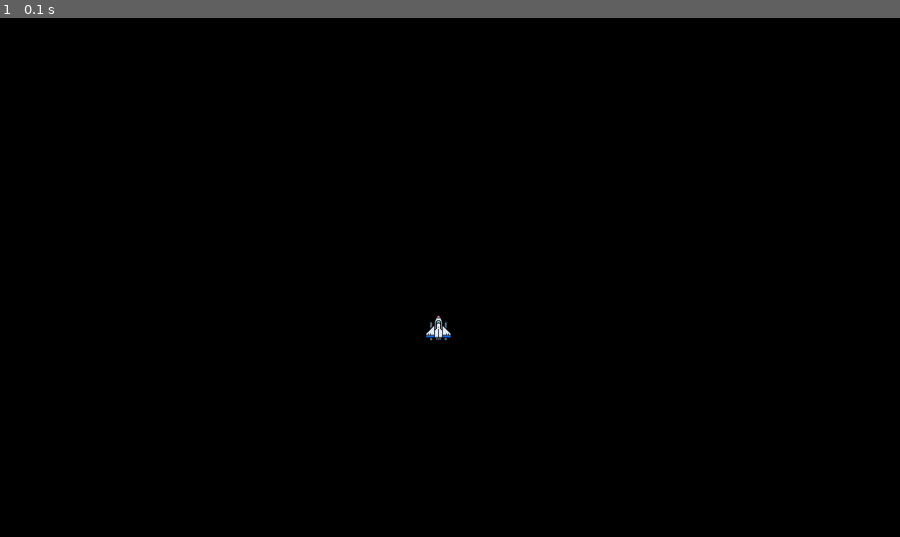
Above: before the commit, frame 1.
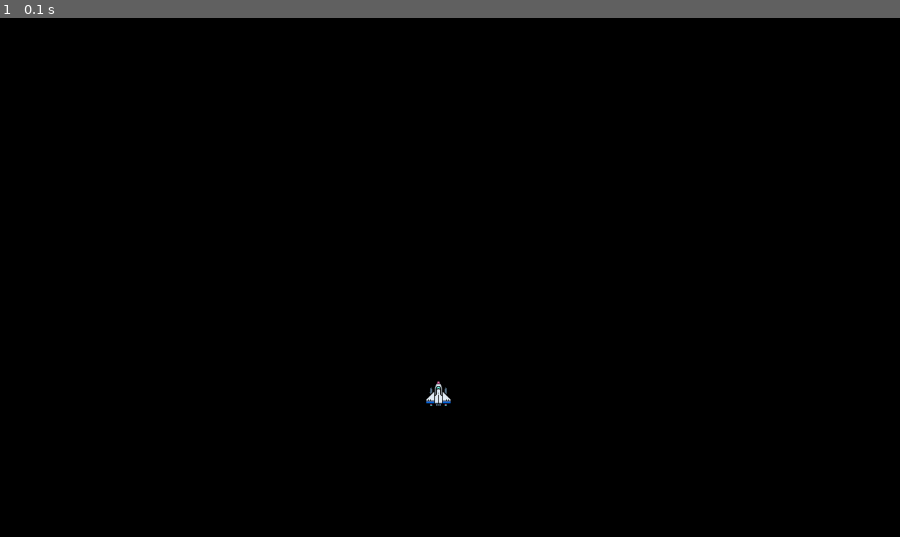
Above: after the commit, the same moment.

Repository: BillyHasman/learn-py-game-spacewar
Game: pygame game, started from main.py
Same seed, same stepped clock (60 frames per second), same inputs: the game is played once before the commit and once after it.
Inputs:
- Up to frame 1 (0.1 s): no input

The runs differ from the first frame. In frame 1, 0.2% of the frame differs, in the area x 47-51%, y 57-75%.

Commit message:
Add_player movement logic

Diff:
--- a/main.py
+++ b/main.py
@@ -14,15 +14,16 @@
 # Player
 playerImg = pygame.image.load('Assets/img/player.png')
 playerX = 645
-playerY = 450
+playerY = 550
 
 # New width and height for player will be (40, 40)
-img_resize = pygame.transform.scale(playerImg, (40, 40))
+player_resize = pygame.transform.scale(playerImg, (40, 40))
+
 
 # Function
-def player():
-    # screen.blit(playerImg, (playerX,playerY)) # Drop player to screenGame
-    screen.blit(img_resize, (playerX,playerY))
+def player(x,y):
+    # screen.blit(playerImg, (playerX,playerY))
+    screen.blit(player_resize, (x,y)) # Drop player to screenGame
 
 
 # Game Loop
@@ -32,10 +33,18 @@
     # Add blackBG
     screen.fill((0,0,0))
 
+    speedX = 0.3
+    speedY = 0.2
+    keys = pygame.key.get_pressed()
+    playerX += (keys[pygame.K_RIGHT] - keys[pygame.K_LEFT]) * speedX
+    playerY += (keys[pygame.K_DOWN] - keys[pygame.K_UP]) * speedY
+
+    print(playerX)
+
     for event in pygame.event.get():
         if event.type == pygame.QUIT:
             running = False
 
 
-    player()
+    player(playerX,playerY)
     pygame.display.update()
